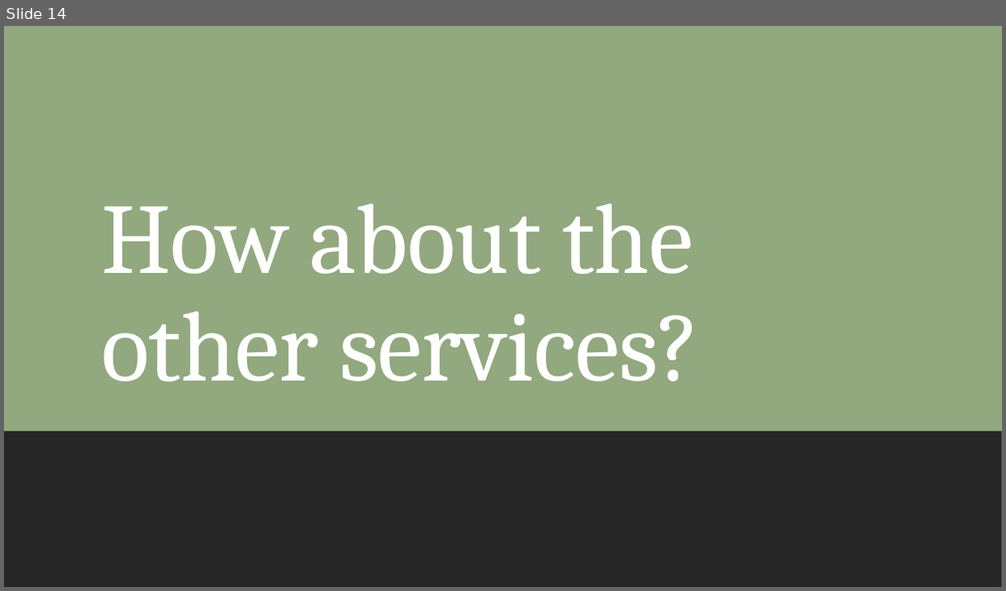
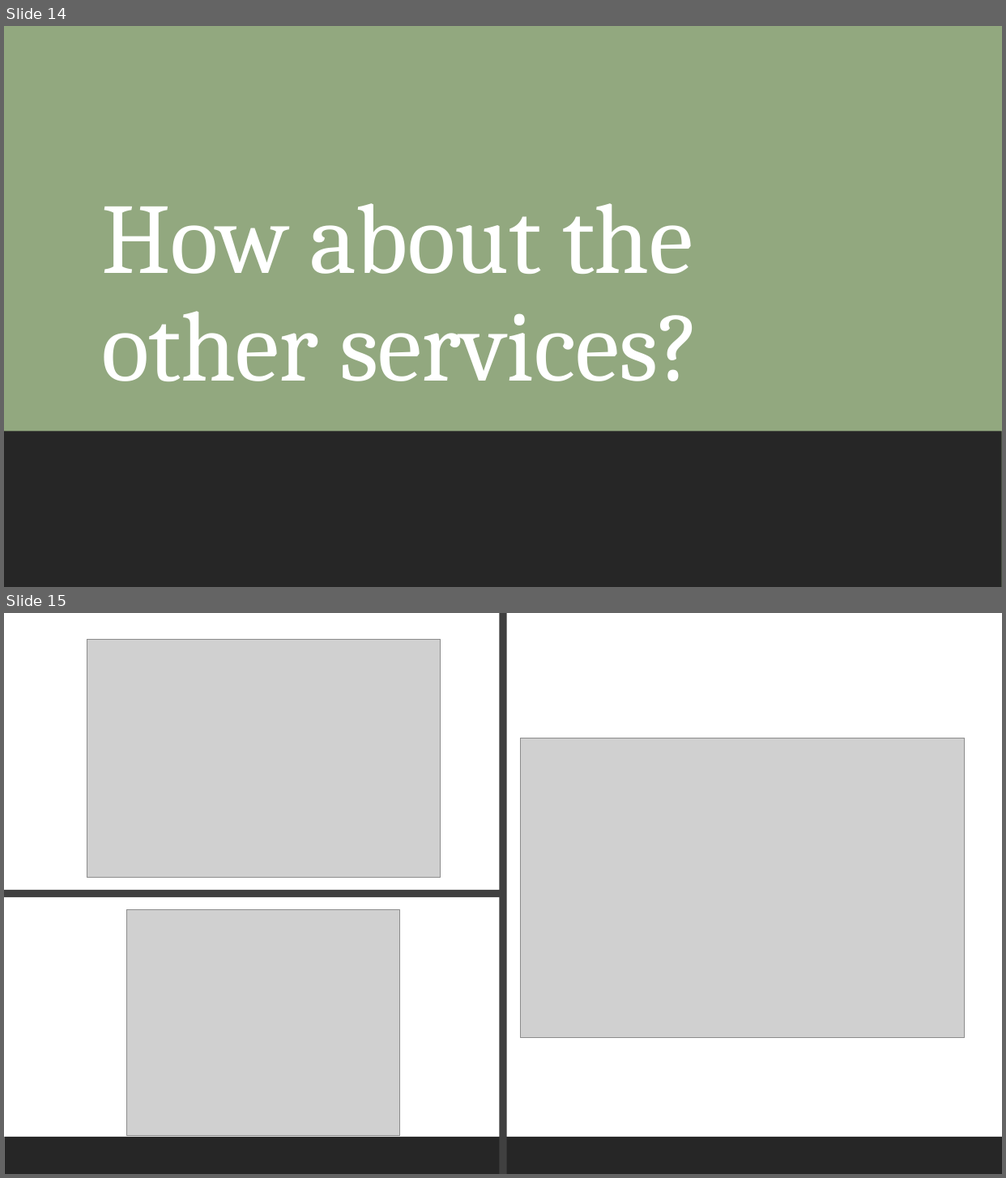
Before and after one commit to datasci611/bios611-projects-fall-2019-alvinthomas, a slide deck: project_1/results/project1_presentation_alvinthomas.pptx. Shown one above the other, each under a label of ours: slide 14 before the commit, slides 14 and 15 after it. The pictures are 1006x591 and 1006x1178 pixels, drawn with LibreOffice and Linux fonts; fonts in the diff are those of the drawing; grey boxes stand for pictures. Boxes give left, top, right and bottom in pixels: in the first picture for what was removed or moved away, otherwise in the second. Text is boxed around its words. In the diff, an @@ line names an element or a change of style, - is before the commit and + after.

```diff
--- a/project_1/results/project1_presentation_alvinthomas.pptx
+++ b/project_1/results/project1_presentation_alvinthomas.pptx
@@ slide 15 added at (4, 613, 1002, 1174), background #FFFFFF @@
@@ rectangle added at (500, 613, 507, 1174), fill #404040 @@
@@ picture added at (87, 639, 441, 877) @@
@@ picture added at (521, 738, 965, 1037) @@
@@ rectangle added at (4, 890, 505, 897), fill #404040 @@
@@ picture added at (127, 910, 400, 1136) @@
@@ rectangle added at (4, 1137, 1002, 1174), fill #262626 @@
```
Also in this commit, not shown: 5 slides changed, 1 other slide added, 1 slide removed, 1 other file.
